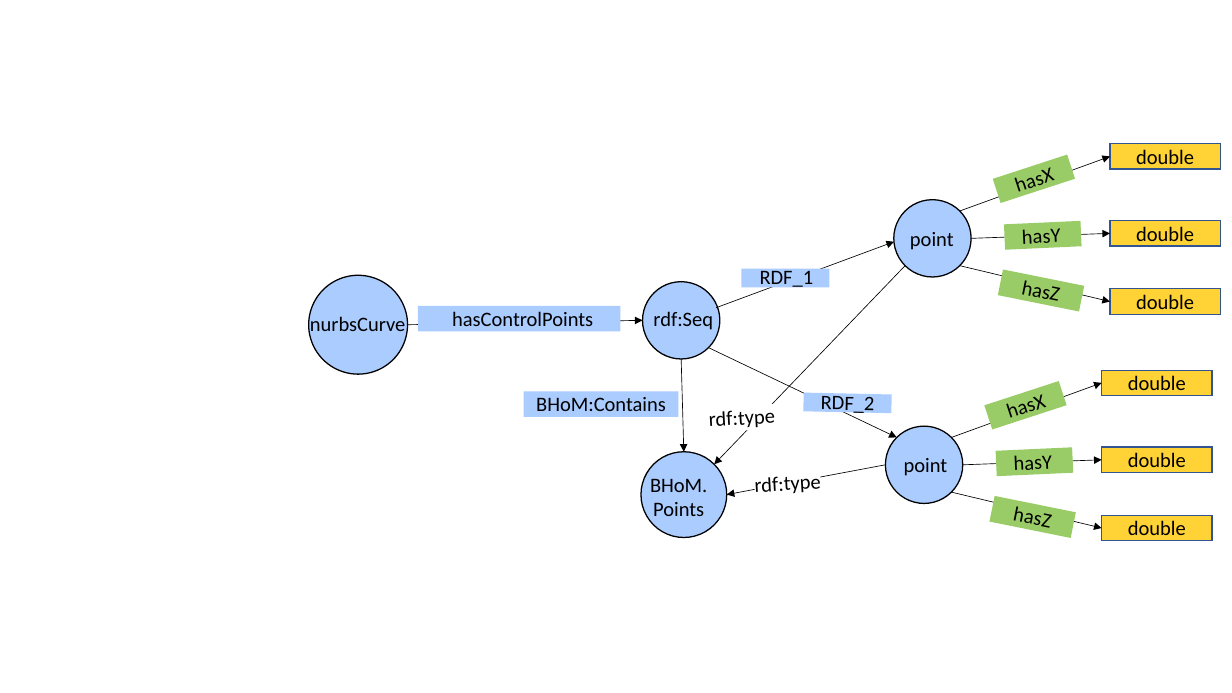
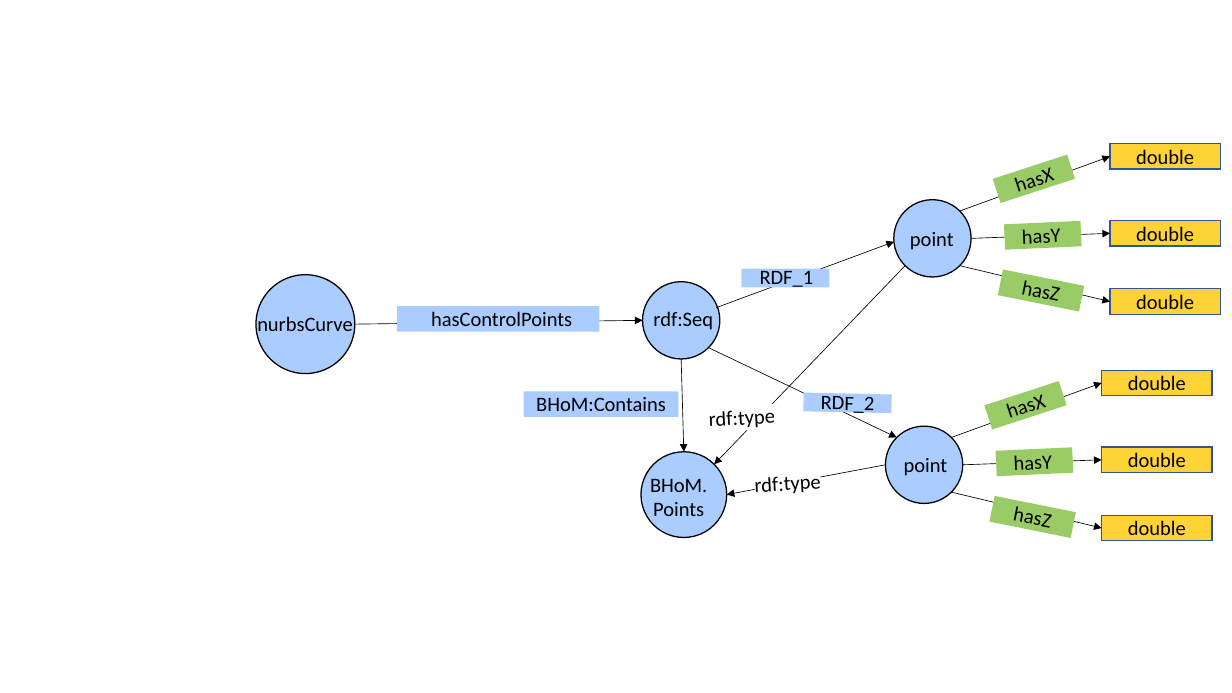
Before and after one commit to BHoM/RDF_Prototypes, a slide deck: slide 4 of Diagrams/Charts_MappingDataTypes_toRDF.pptx. Drawn at 1232x693 pixels with LibreOffice and Linux fonts; fonts in the diff are those of the drawing. Boxes give left, top, right and bottom in pixels: in the first picture for what was removed or moved away, otherwise in the second. Text is boxed around its words. In the diff, an @@ line names an element or a change of style, - is before the commit and + after.

```diff
--- a/Diagrams/Charts_MappingDataTypes_toRDF.pptx
+++ b/Diagrams/Charts_MappingDataTypes_toRDF.pptx
@@ ellipse: place and size @@
-ellipse at bbox=[309, 275, 408, 374]
+ellipse at bbox=[256, 274, 355, 373]
@@ text "nurbsCurve": place and size @@
-text "nurbsCurve" at bbox=[310, 314, 405, 337]
+text "nurbsCurve" at bbox=[257, 314, 352, 337]
@@ arrow moved from (408, 324) - (642, 321) to (355, 324) - (642, 321) @@
@@ rectangle: place and size @@
-rectangle at bbox=[418, 306, 620, 332]
+rectangle at bbox=[397, 306, 600, 332]
@@ text "hasControlPoints" rewrapped from bbox=[452, 311, 593, 332] to bbox=[431, 311, 572, 326] @@
```
Also in this commit, not shown: 1 other slide changed, 2 slides added, 1 other file.
